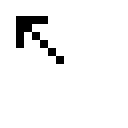
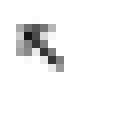
The second 128px x 128px image is a revision of the first. Changes to its layers:
painted on "Background" over (16, 16, 64, 72)
